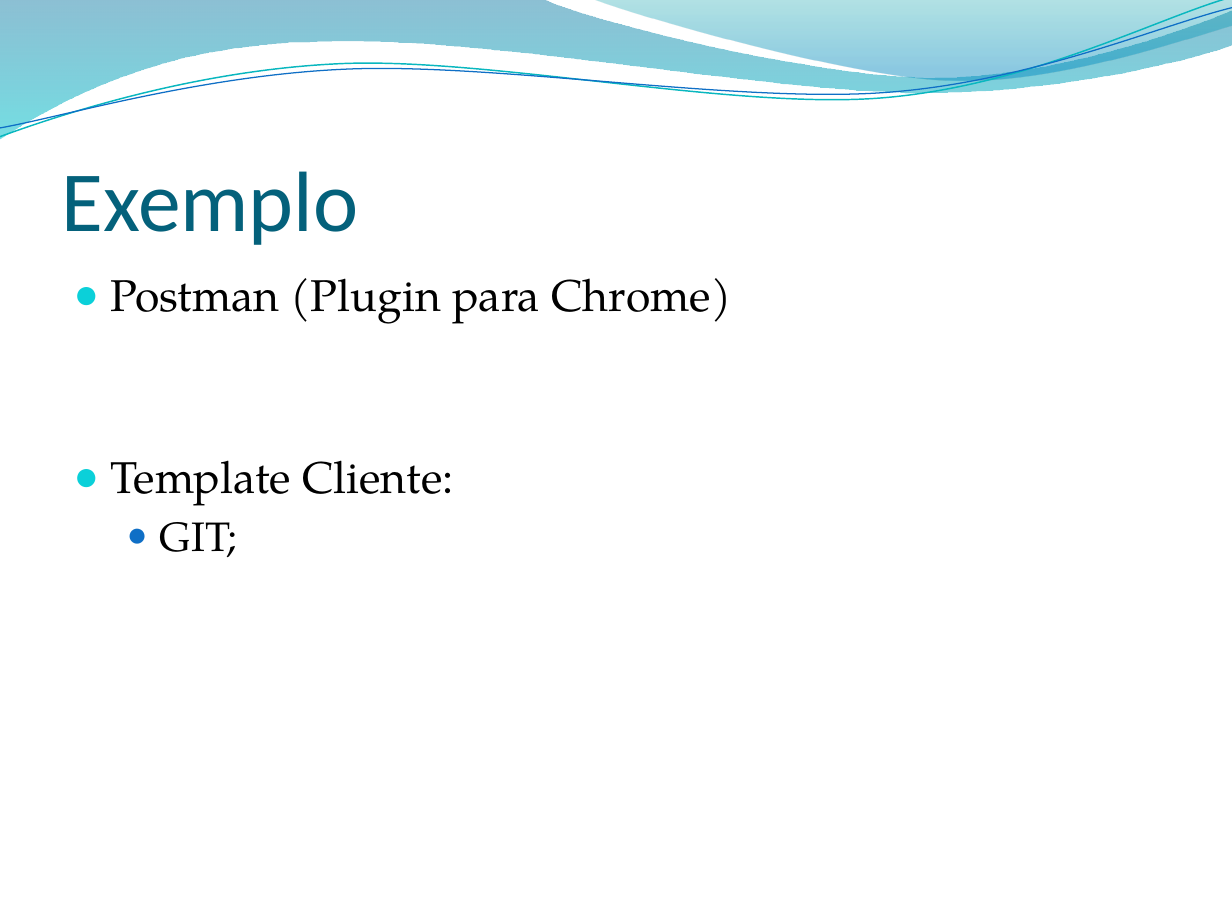
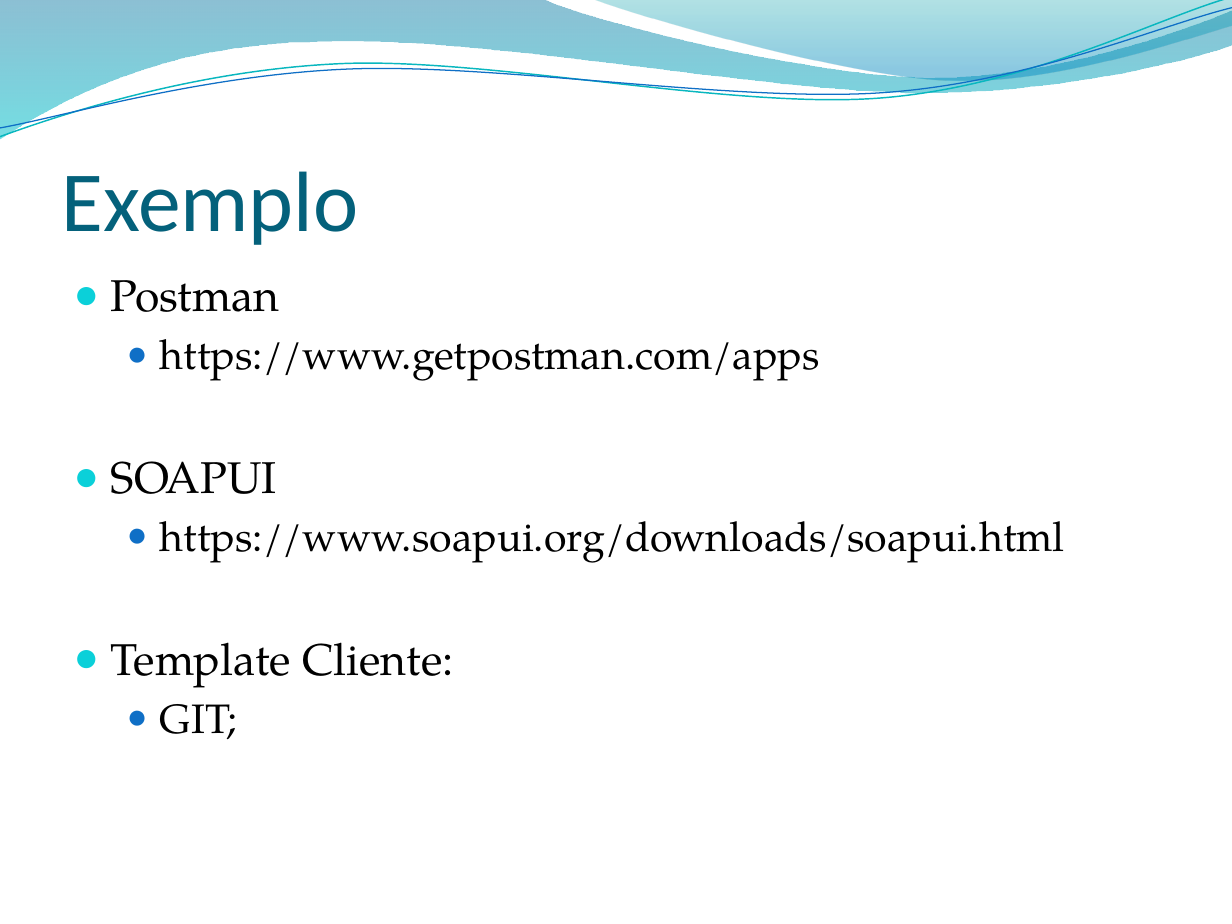
Before and after one commit to leonardopordeus/BD, a slide deck: slide 17 of Aula03.pptx. Drawn at 1232x924 pixels with LibreOffice and Linux fonts; fonts in the diff are those of the drawing; background and template pictures are left out. Boxes give left, top, right and bottom in pixels: in the first picture for what was removed or moved away, otherwise in the second. Text is boxed around its words. In the diff, an @@ line names an element or a change of style, - is before the commit and + after.

Commit message:
Alterações para aula

```diff
--- a/Aula03.pptx
+++ b/Aula03.pptx
@@ text at (111,280,1065,563): text changed; size 26 to 24 pt @@
-● Postman (Plugin para Chrome)
+● Postman
+  ● https://www.getpostman.com/apps
+● SOAPUI
+  ● https://www.soapui.org/downloads/soapui.html
```
Also in this commit, not shown: 2 other slides changed, 1 other file.
